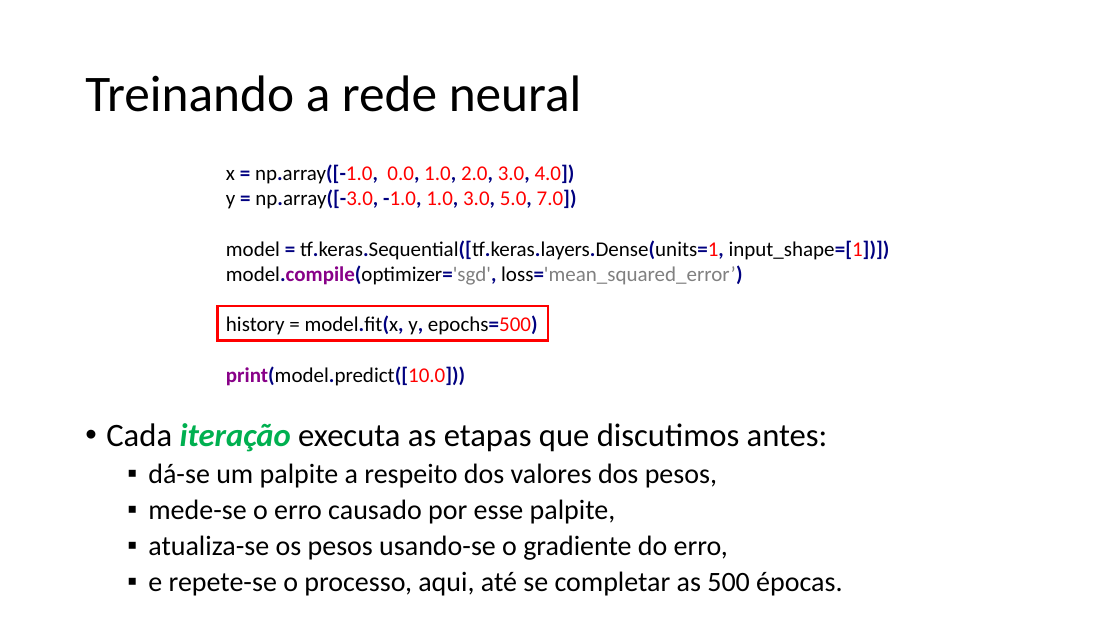
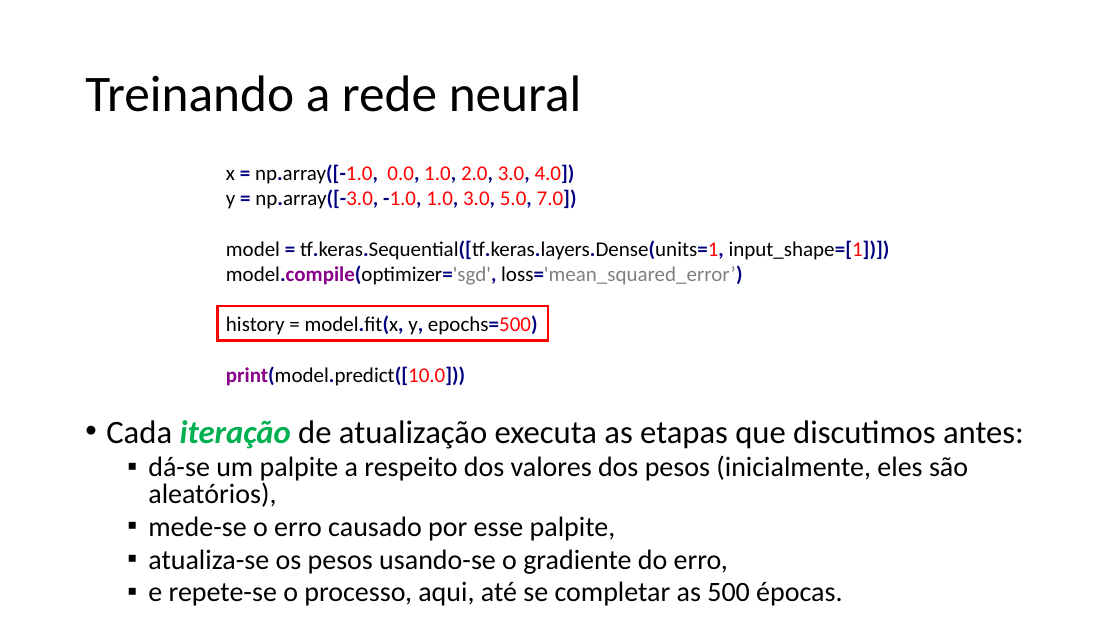
Before and after one commit to zz4fap/tp557-iot-ml, a slide deck: slide 24 of slides/TP557_7_Regressão_com_DNNs_parte_I.pptx. Drawn at 1120x630 pixels with LibreOffice and Linux fonts; fonts in the diff are those of the drawing. Boxes give left, top, right and bottom in pixels: in the first picture for what was removed or moved away, otherwise in the second. Text is boxed around its words. In the diff, an @@ line names an element or a change of style, - is before the commit and + after.

```diff
--- a/slides/TP557_7_Regressão_com_DNNs_parte_I.pptx
+++ b/slides/TP557_7_Regressão_com_DNNs_parte_I.pptx
@@ text at <box>106,420,1024,507</box>: text changed; size 28 to 24 pt @@
-• Cada iteração executa as etapas que discutimos antes:
-  ▪ dá-se um palpite a respeito dos valores dos pesos,
+• Cada iteração de atualização executa as etapas que discutimos antes:
+  ▪ dá-se um palpite a respeito dos valores dos pesos (inicialmente, eles são aleatórios),
@@ text at <box>148,516,842,606</box>: line spacing 0.9 to 0.8 @@
```
Also in this commit, not shown: 4 other slides changed, 2 other files.
